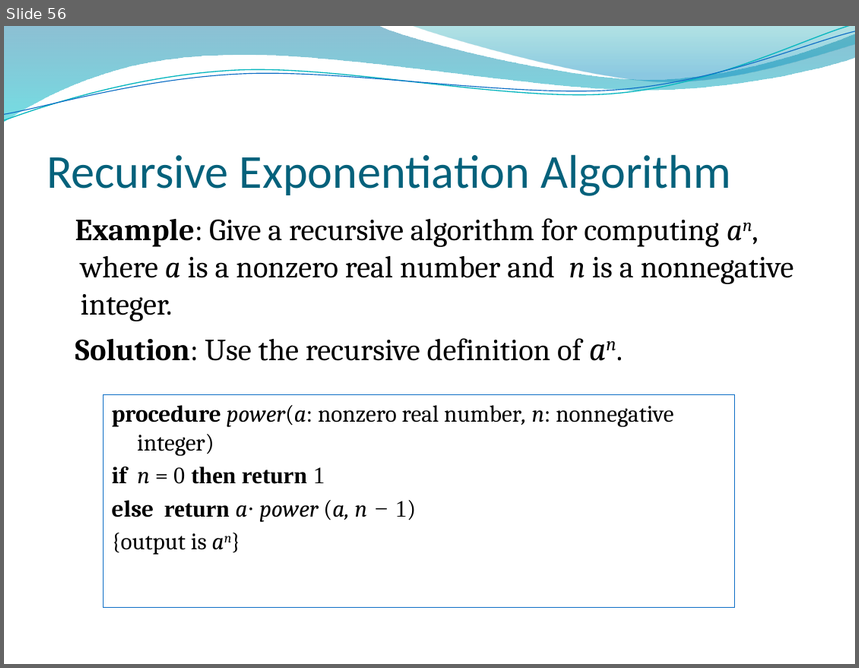
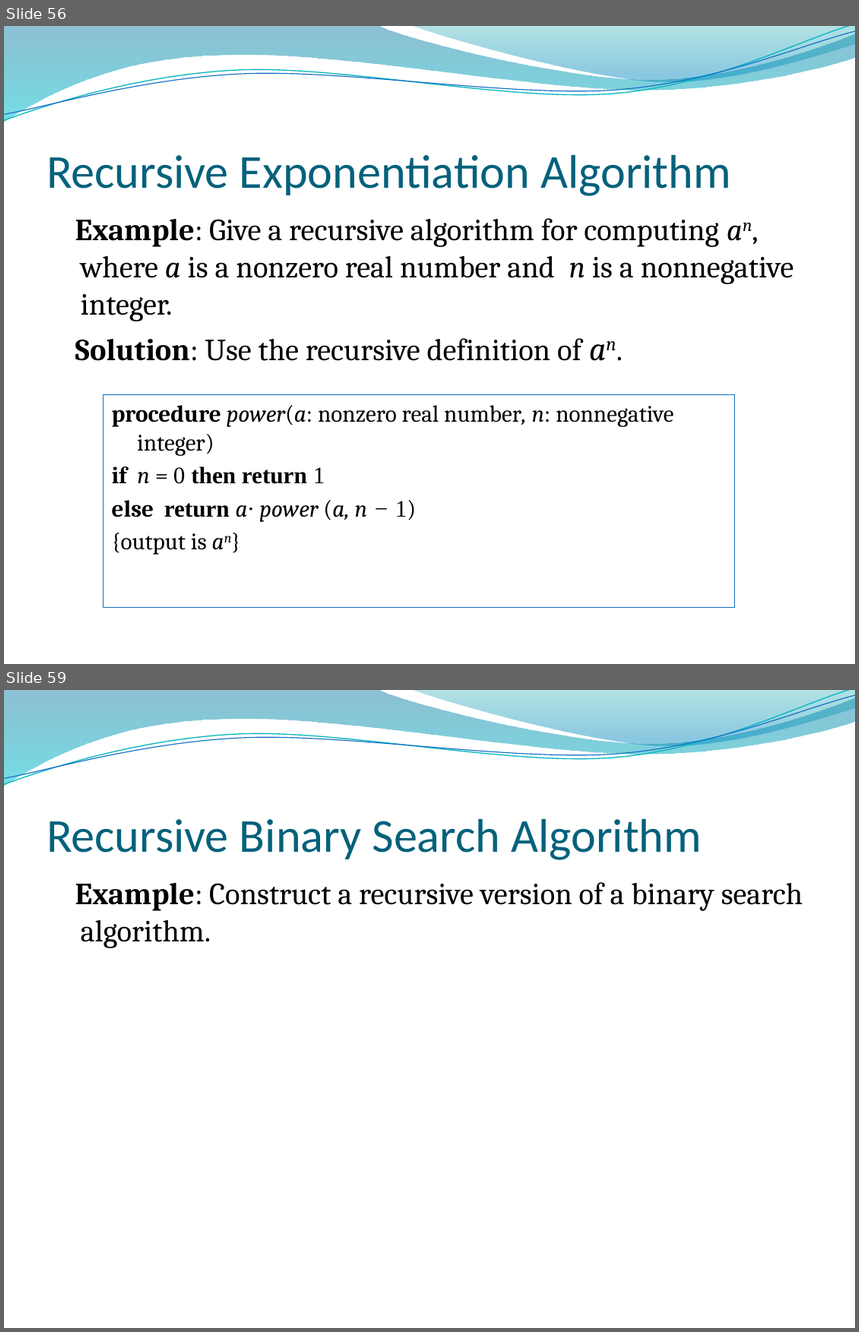
Before and after one commit to lin-chen-GA/lin-chen-GA.github.io, a slide deck: cs2620/slides/cs2620_notes5.pptx. Shown one above the other, each under a label of ours: slide 56 before the commit, slides 56 and 59 after it; the slides between them are not shown. The pictures are 859x668 and 859x1332 pixels, drawn with LibreOffice and Linux fonts; fonts in the diff are those of the drawing; background and template pictures are left out. Boxes give left, top, right and bottom in pixels: in the first picture for what was removed or moved away, otherwise in the second. Text is boxed around its words. In the diff, an @@ line names an element or a change of style, - is before the commit and + after.

```diff
--- a/cs2620/slides/cs2620_notes5.pptx
+++ b/cs2620/slides/cs2620_notes5.pptx
@@ slide 59 added at [4, 690, 855, 1328], background picture (left out); not listed: 4 template elements that a slide beside it also shows @@
@@ title added at [47, 818, 702, 860], 40 pt, text #04617B @@
+Recursive Binary Search Algorithm
@@ text added at [75, 882, 804, 948], 26 pt, text #000000 @@
+Example: Construct a recursive version of a binary search algorithm.
```
Also in this commit, not shown: 3 slides changed, 1 other slide added, 5 other files.
